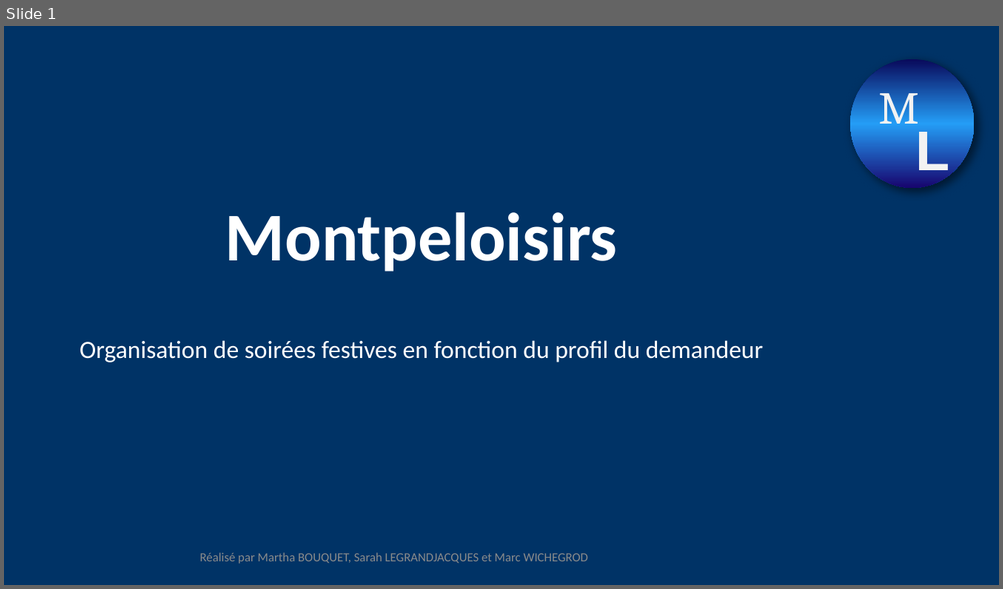
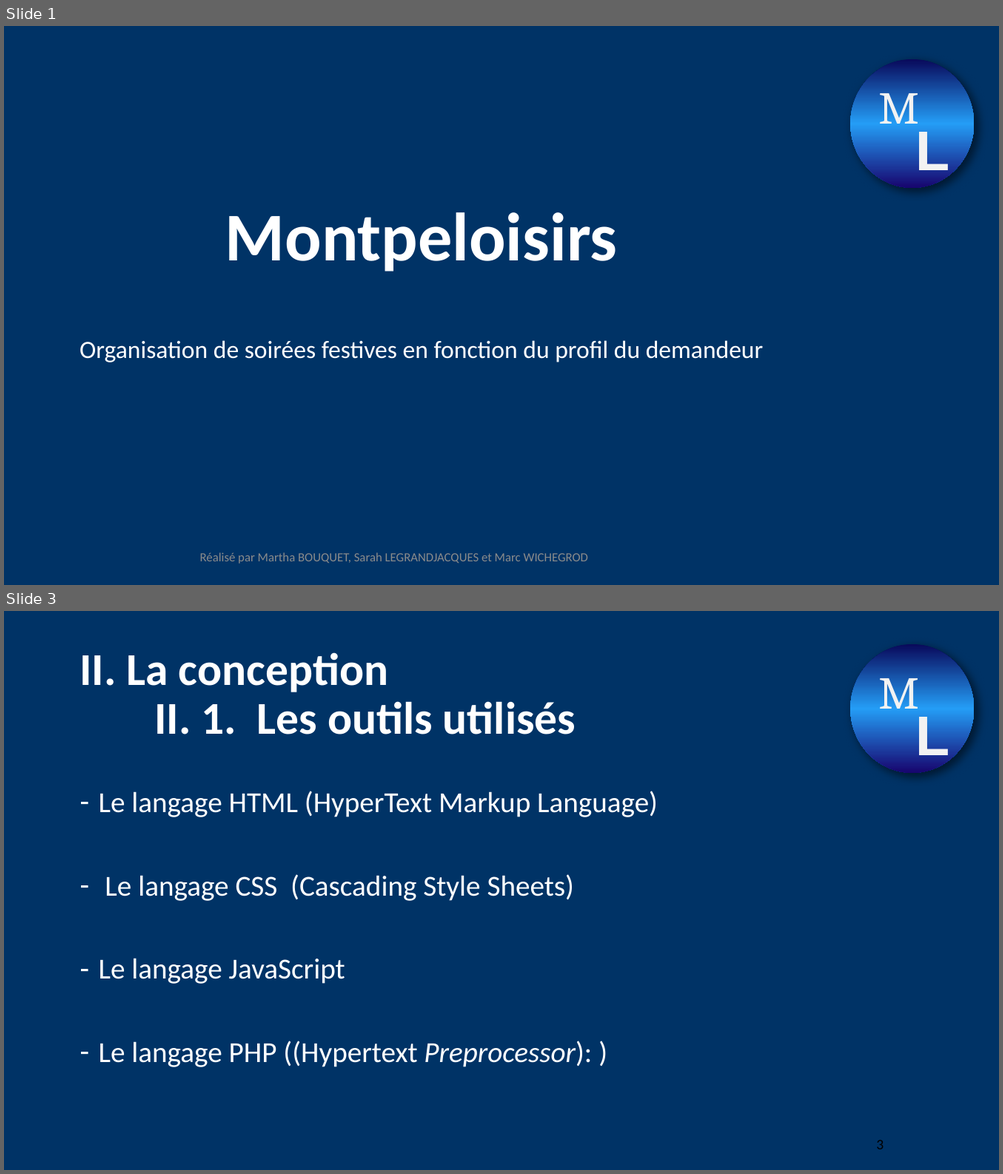
Before and after one commit to marc-wichegrod/montpeloisirs, a slide deck: Nouveau Présentation Microsoft PowerPoint.pptx. Shown one above the other, each under a label of ours: slide 1 before the commit, slides 1 and 3 after it; the slides between them are not shown. The pictures are 1003x589 and 1003x1174 pixels, drawn with LibreOffice and Linux fonts; fonts in the diff are those of the drawing; background and template pictures are left out. Boxes give left, top, right and bottom in pixels: in the first picture for what was removed or moved away, otherwise in the second. Text is boxed around its words. In the diff, an @@ line names an element or a change of style, - is before the commit and + after.

```diff
--- a/Nouveau Présentation Microsoft PowerPoint.pptx
+++ b/Nouveau Présentation Microsoft PowerPoint.pptx
@@ slide 3 added at [4, 611, 999, 1170], background #003366; not listed: 3 template elements that a slide beside it also shows @@
@@ title added at [79, 652, 575, 735], 44 pt, text #FFFFFF, bold @@
+II. La conception
+II. 1. Les outils utilisés
@@ text added at [99, 791, 657, 1068], 28 pt, text #FFFFFF @@
+– Le langage HTML (HyperText Markup Language)
+– Le langage CSS (Cascading Style Sheets)
+– Le langage JavaScript
+– Le langage PHP ((Hypertext Preprocessor): )
@@ page number added at [876, 1140, 883, 1150], 14 pt, text #000000 @@
+3
```
Also in this commit, not shown: 6 other slides added, 4 slides removed.
